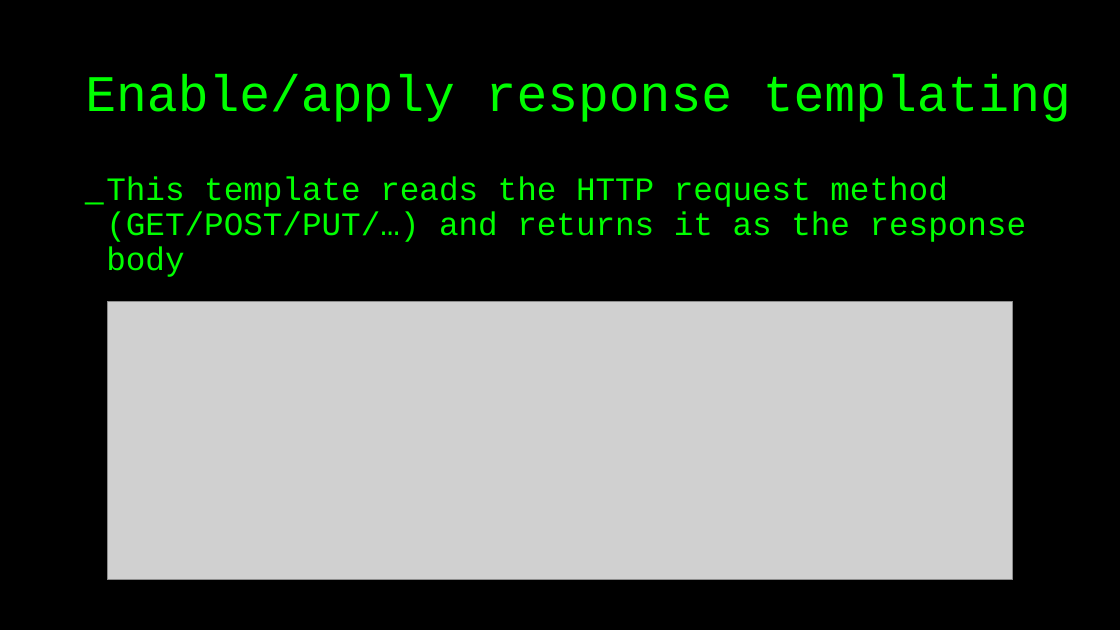
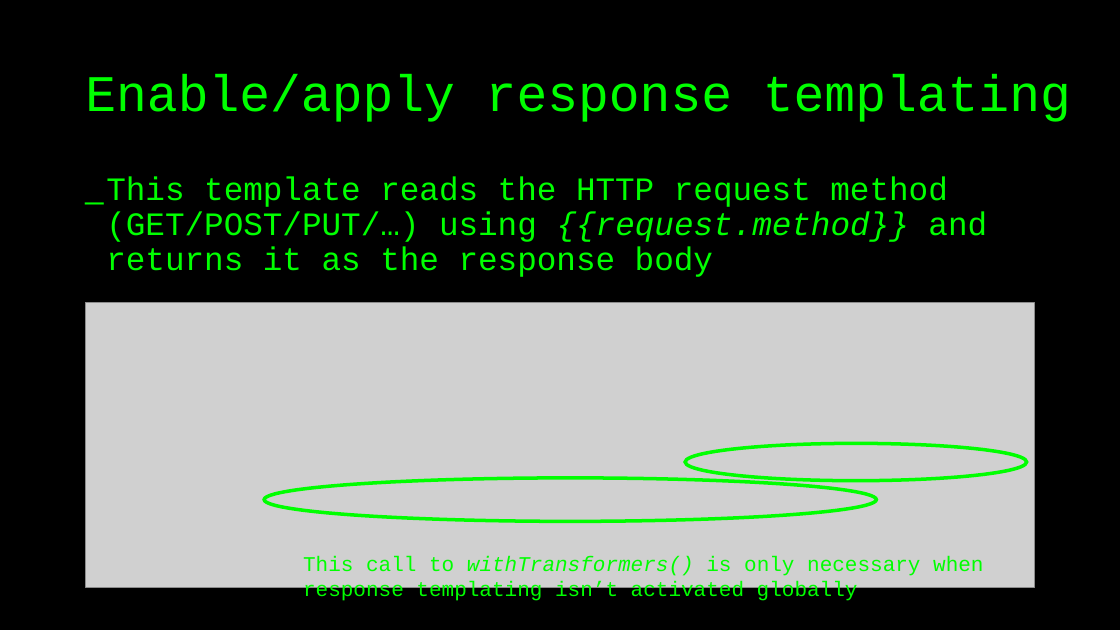
Before and after one commit to basdijkstra/wiremock-workshop, a slide deck: slide 43 of wiremock_workshop.pptx (slide 44 before the commit). Drawn at 1120x630 pixels with LibreOffice and Linux fonts; fonts in the diff are those of the drawing; grey boxes stand for pictures. Boxes give left, top, right and bottom in pixels: in the first picture for what was removed or moved away, otherwise in the second. Text is boxed around its words. In the diff, an @@ line names an element or a change of style, - is before the commit and + after.

Commit message:
Updated slides

```diff
--- a/wiremock_workshop.pptx
+++ b/wiremock_workshop.pptx
@@ text at (106,176,987,277): text changed @@
-_ This template reads the HTTP request method (GET/POST/PUT/…) and returns it as the response body
+_ This template reads the HTTP request method (GET/POST/PUT/…) using {{request.method}} and returns it as the response body
@@ picture: place and size @@
-picture at (108,302,1012,581)
+picture at (86,302,1034,587)
@@ ellipse added at (686,444,1028,481), outline #00FF00 3 pt @@
@@ ellipse added at (264,478,876,522), outline #00FF00 3 pt @@
@@ text added at (303,556,983,601), 18 pt, text #00FF00 @@
+This call to withTransformers() is only necessary when response templating isn’t activated globally
```
Also in this commit, not shown: 19 other slides changed, 36 slides added, 4 slides removed, 2 other files.
